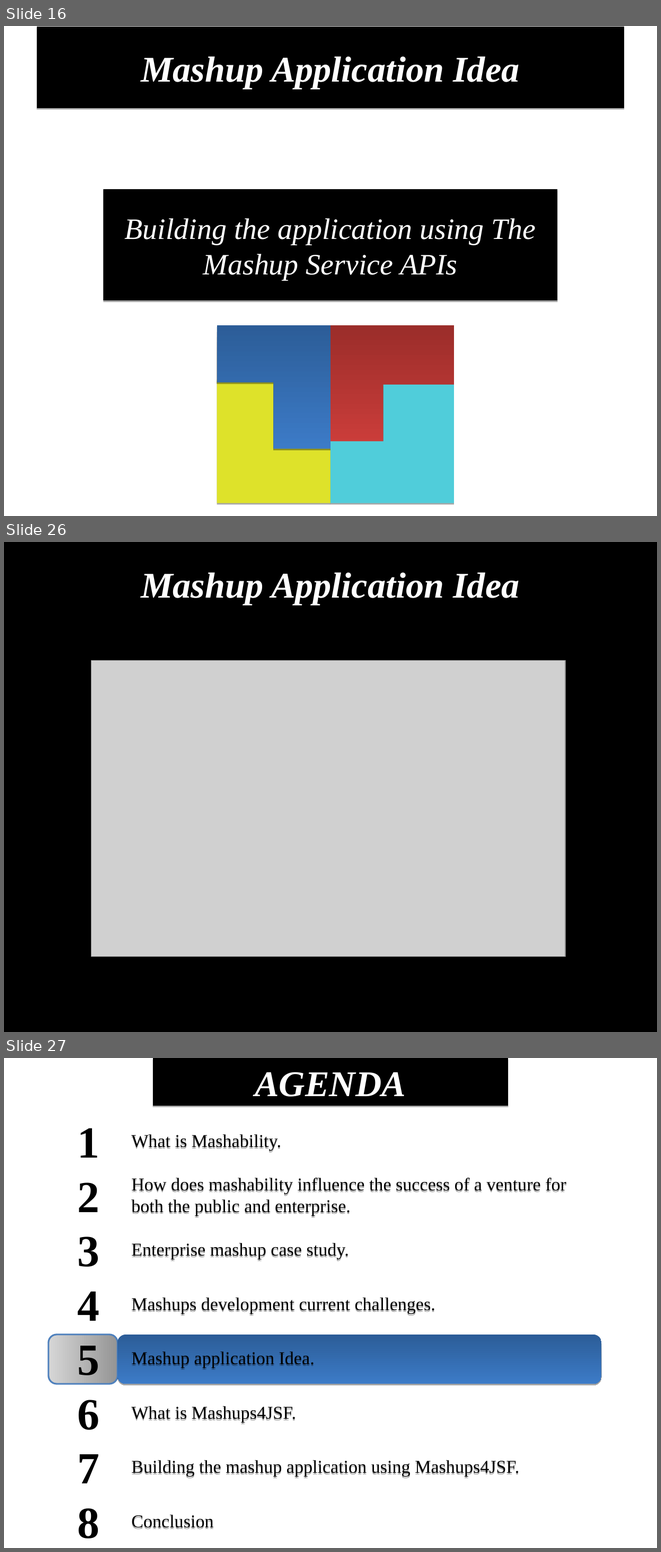
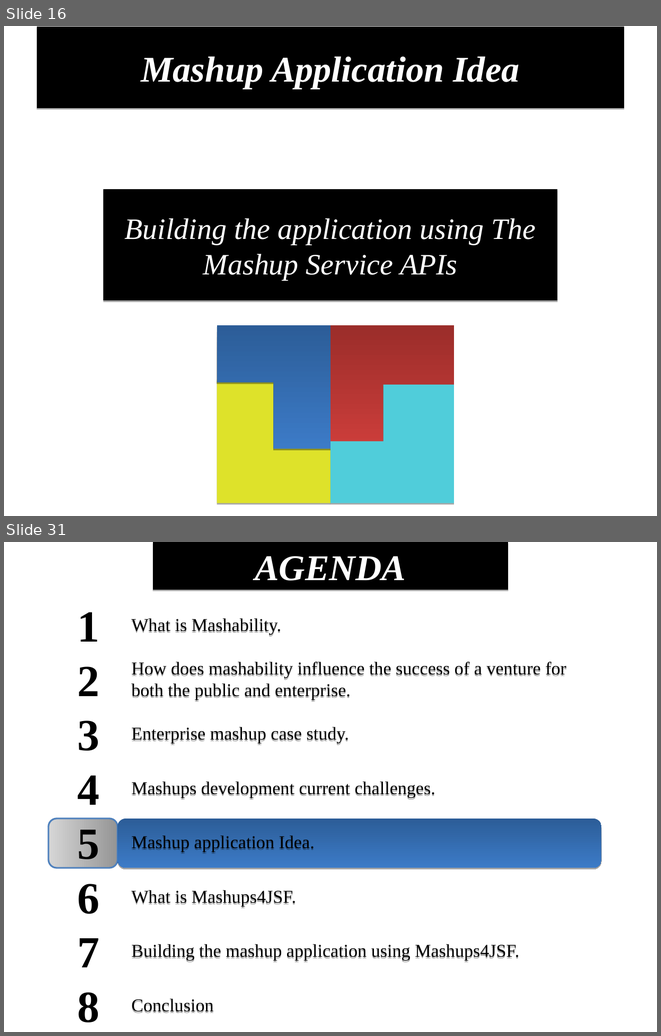
Before and after one commit to demo007/mashups4jsf, a slide deck: overview-architecture/JavaOne-2010/S314070_BURNS_SALEH_MASHUPS.odp. Shown one above the other, each under a label of ours: slides 16, 26 and 27 before the commit, slides 16 and 31 after it; the slides between them are not shown. The pictures are 661x1552 and 661x1036 pixels, drawn with LibreOffice and Linux fonts; fonts in the diff are those of the drawing; grey boxes stand for pictures. Boxes give left, top, right and bottom in pixels: in the first picture for what was removed or moved away, otherwise in the second. Text is boxed around its words. In the diff, an @@ line names an element or a change of style, - is before the commit and + after.

```diff
--- a/overview-architecture/JavaOne-2010/S314070_BURNS_SALEH_MASHUPS.odp
+++ b/overview-architecture/JavaOne-2010/S314070_BURNS_SALEH_MASHUPS.odp
@@ slide 26 removed at [4, 542, 657, 1032], background #000000 @@
@@ title removed at [36, 543, 625, 624] @@
-Mashup Application Idea
@@ picture removed at [91, 661, 565, 957] @@
@@ what was slide 27 is now slide 31 @@
```
Also in this commit, not shown: 9 slides changed, 5 slides added.
